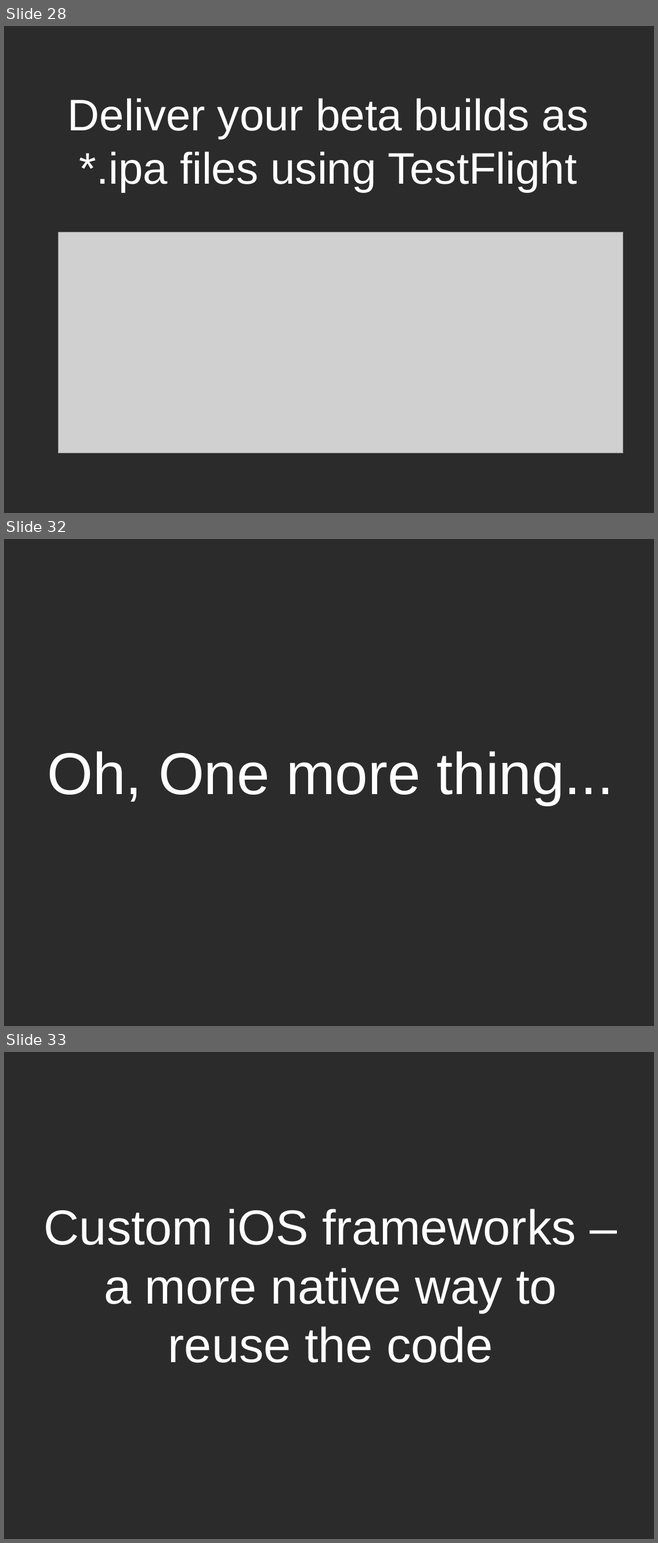
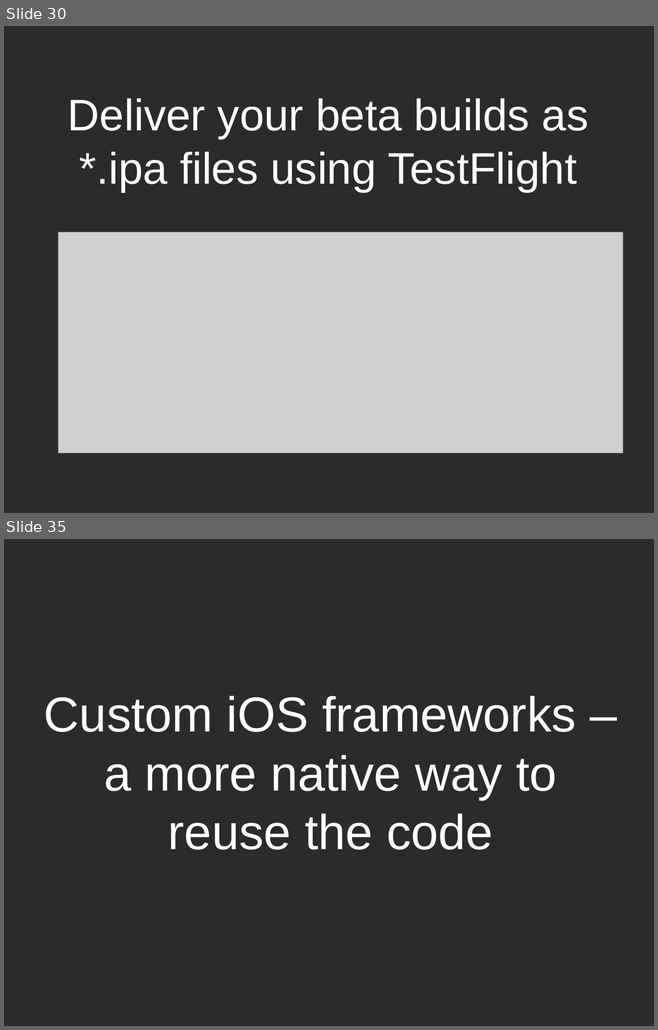
Before and after one commit to dodikk/iContinuousIntegration-slides, a slide deck: ciPresentation.odp. Shown one above the other, each under a label of ours: slides 28, 32 and 33 before the commit, slides 30 and 35 after it; the slides between them are not shown. The pictures are 658x1543 and 658x1030 pixels, drawn with LibreOffice and Linux fonts; fonts in the diff are those of the drawing; grey boxes stand for pictures; background and template pictures are left out; a plain dark background stands for a picture behind light text. Boxes give left, top, right and bottom in pixels: in the first picture for what was removed or moved away, otherwise in the second. Text is boxed around its words. In the diff, an @@ line names an element or a change of style, - is before the commit and + after.

```diff
--- a/ciPresentation.odp
+++ b/ciPresentation.odp
@@ slide 32 removed at bbox=[4, 539, 654, 1026], background picture (left out) @@
@@ title removed at bbox=[47, 751, 614, 805] @@
-Oh, One more thing...
@@ what was slide 28 is now slide 30 @@
@@ what was slide 33 is now slide 35 @@
```
Also in this commit, not shown: 5 slides changed, 3 slides added, 1 other file.
